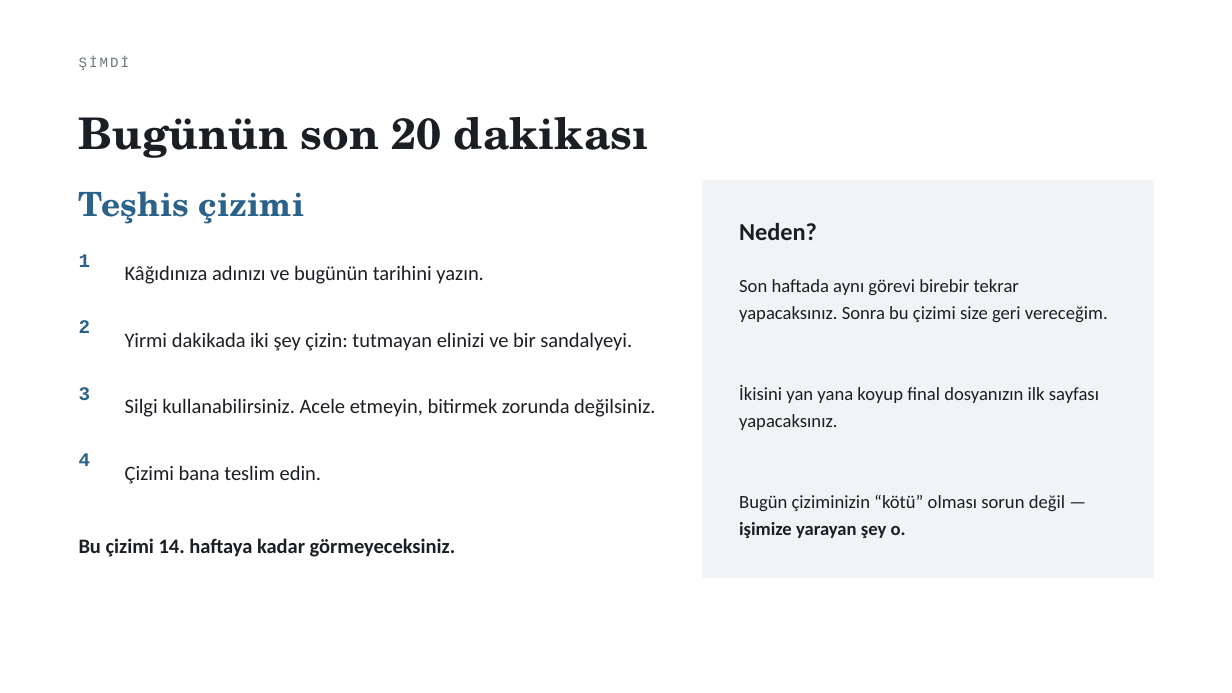
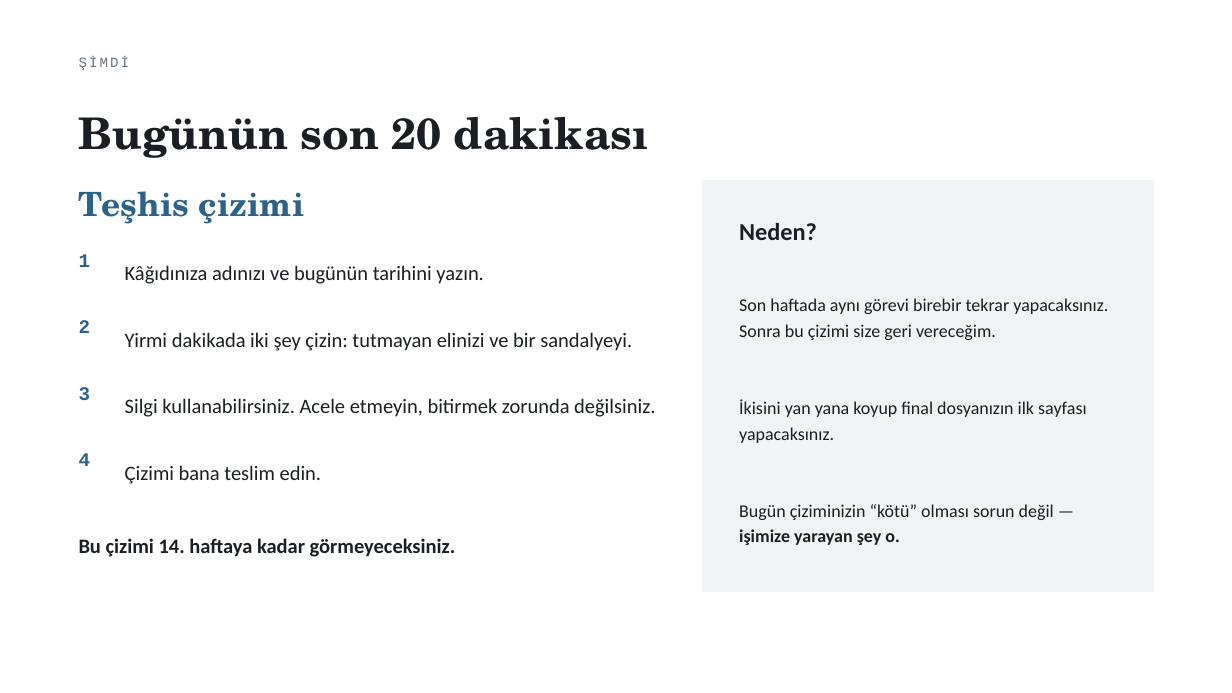
Before and after one commit to bunal91/sanat-ve-mekan, a slide deck: slide 32 of ders/serbest-cizim-teknikleri/02-1hafta-sunum.pptx. Drawn at 1232x693 pixels with LibreOffice and Linux fonts; fonts in the diff are those of the drawing. Boxes give left, top, right and bottom in pixels: in the first picture for what was removed or moved away, otherwise in the second. Text is boxed around its words. In the diff, an @@ line names an element or a change of style, - is before the commit and + after.

```diff
--- a/ders/serbest-cizim-teknikleri/02-1hafta-sunum.pptx
+++ b/ders/serbest-cizim-teknikleri/02-1hafta-sunum.pptx
@@ rectangle: place and size @@
-rectangle at bbox=[702, 180, 1153, 578]
+rectangle at bbox=[702, 180, 1153, 592]
@@ text "Son haftada aynı görevi birebir ..." at bbox=[739, 298, 1108, 545]: size 14.5 to 14 pt; line spacing 21pt to 20pt @@
```
Also in this commit, not shown: 7 other slides changed, 2 other files.
